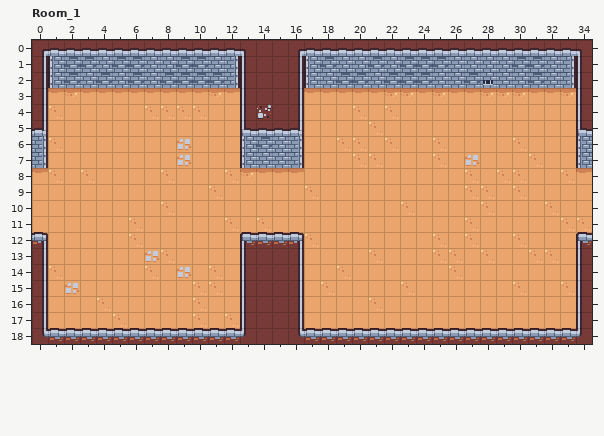
One commit to this LDtk project: assets/map.ldtk. Above: the version before the commit.
Cells are 16x16 px. Shown: Room_1 x 0..34, y 0..18.
After:
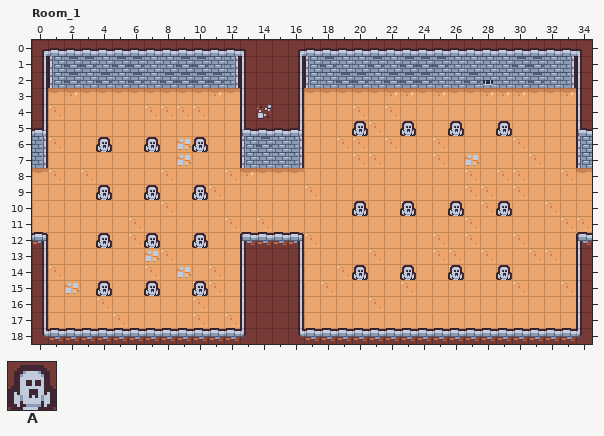
Key: from "KenneyDungeon": A 121.
Objects are placed by their top-left corner, in cells (3,4 is the top-left corner of cell 3,4); size is 1x1 cell unless given.
The author wrote: Change level background color
The exact change:
Layer "Entities":
A new object: A "Mob" at 20,5.
A new object: A "Mob" at 29,5.
A new object: A "Mob" at 20,10.
A new object: A "Mob" at 29,10.
A new object: A "Mob" at 20,14.
A new object: A "Mob" at 29,14.
A new object: A "Mob" at 10,6.
A new object: A "Mob" at 4,6.
A new object: A "Mob" at 7,6.
A new object: A "Mob" at 4,9.
A new object: A "Mob" at 7,9.
A new object: A "Mob" at 10,9.
A new object: A "Mob" at 10,12.
A new object: A "Mob" at 7,12.
A new object: A "Mob" at 4,12.
A new object: A "Mob" at 4,15.
A new object: A "Mob" at 7,15.
A new object: A "Mob" at 10,15.
A new object: A "Mob" at 23,5.
A new object: A "Mob" at 26,5.
A new object: A "Mob" at 23,10.
A new object: A "Mob" at 26,10.
A new object: A "Mob" at 23,14.
A new object: A "Mob" at 26,14.
